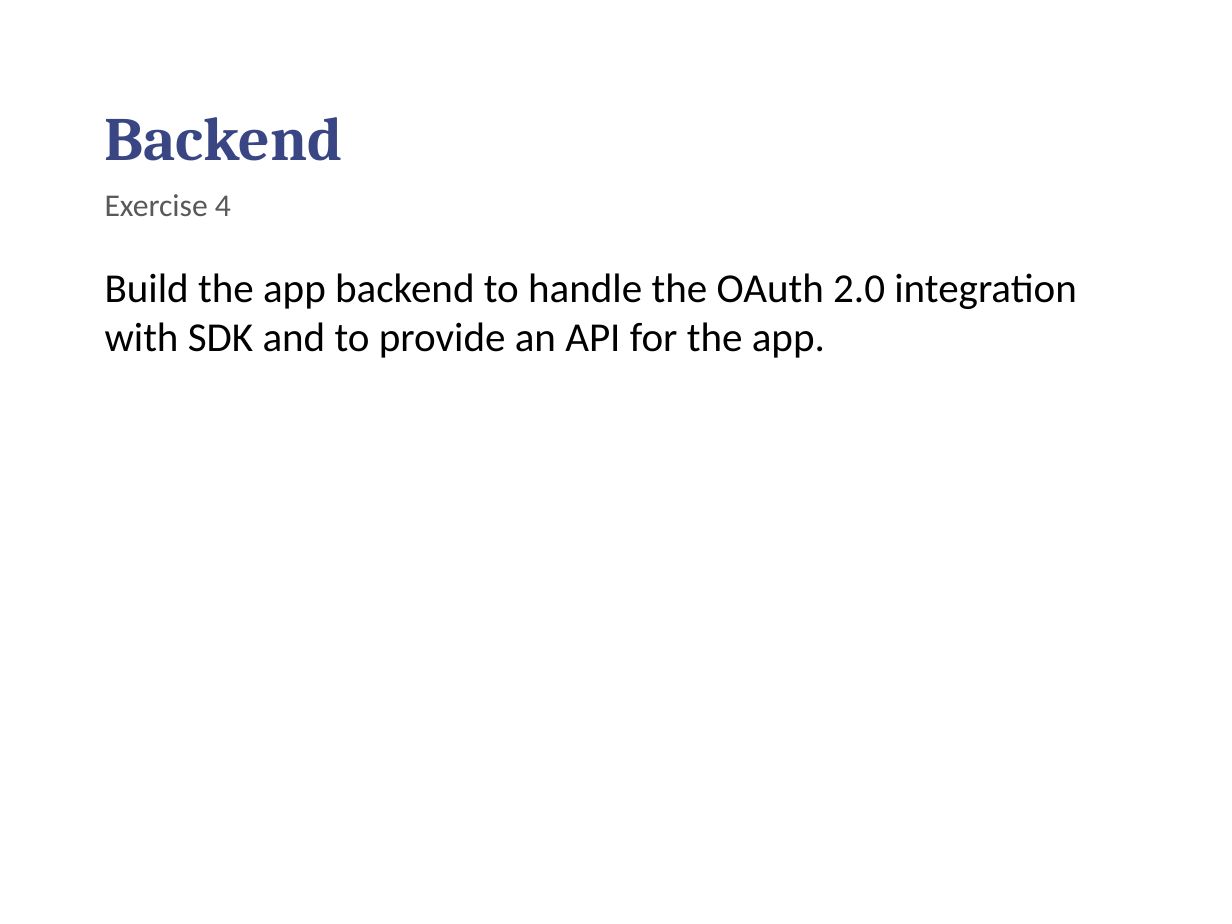
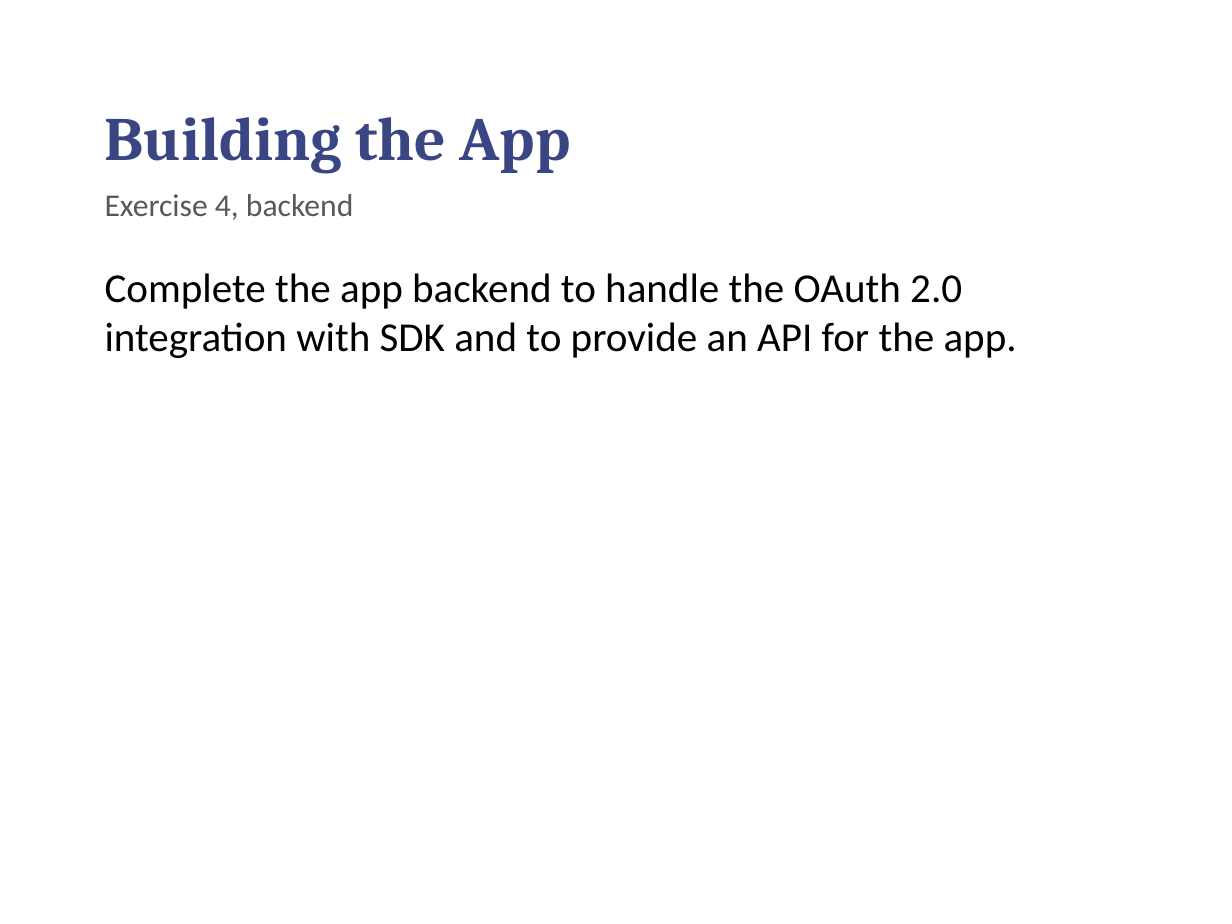
Before and after one commit to chilmers/cadec-healthcare-api-tutorial, a slide deck: slide 21 of Cadec-vårdens-apier.pptx (slide 20 before the commit). Drawn at 1232x924 pixels with LibreOffice and Linux fonts; fonts in the diff are those of the drawing; background and template pictures are left out. Boxes give left, top, right and bottom in pixels: in the first picture for what was removed or moved away, otherwise in the second. Text is boxed around its words. In the diff, an @@ line names an element or a change of style, - is before the commit and + after.

```diff
--- a/Cadec-vårdens-apier.pptx
+++ b/Cadec-vårdens-apier.pptx
@@ title at box(105, 117, 571, 174): text changed @@
-Backend
+Building the App
@@ subtitle at box(105, 194, 353, 220): text changed @@
-Exercise 4
+Exercise 4, backend
@@ text at box(105, 273, 1017, 358): text changed @@
-Build the app backend to handle the OAuth 2.0 integration with SDK and to provide an API for the app.
+Complete the app backend to handle the OAuth 2.0 integration with SDK and to provide an API for the app.
```
Also in this commit, not shown: 4 other slides changed, 2 slides added.
